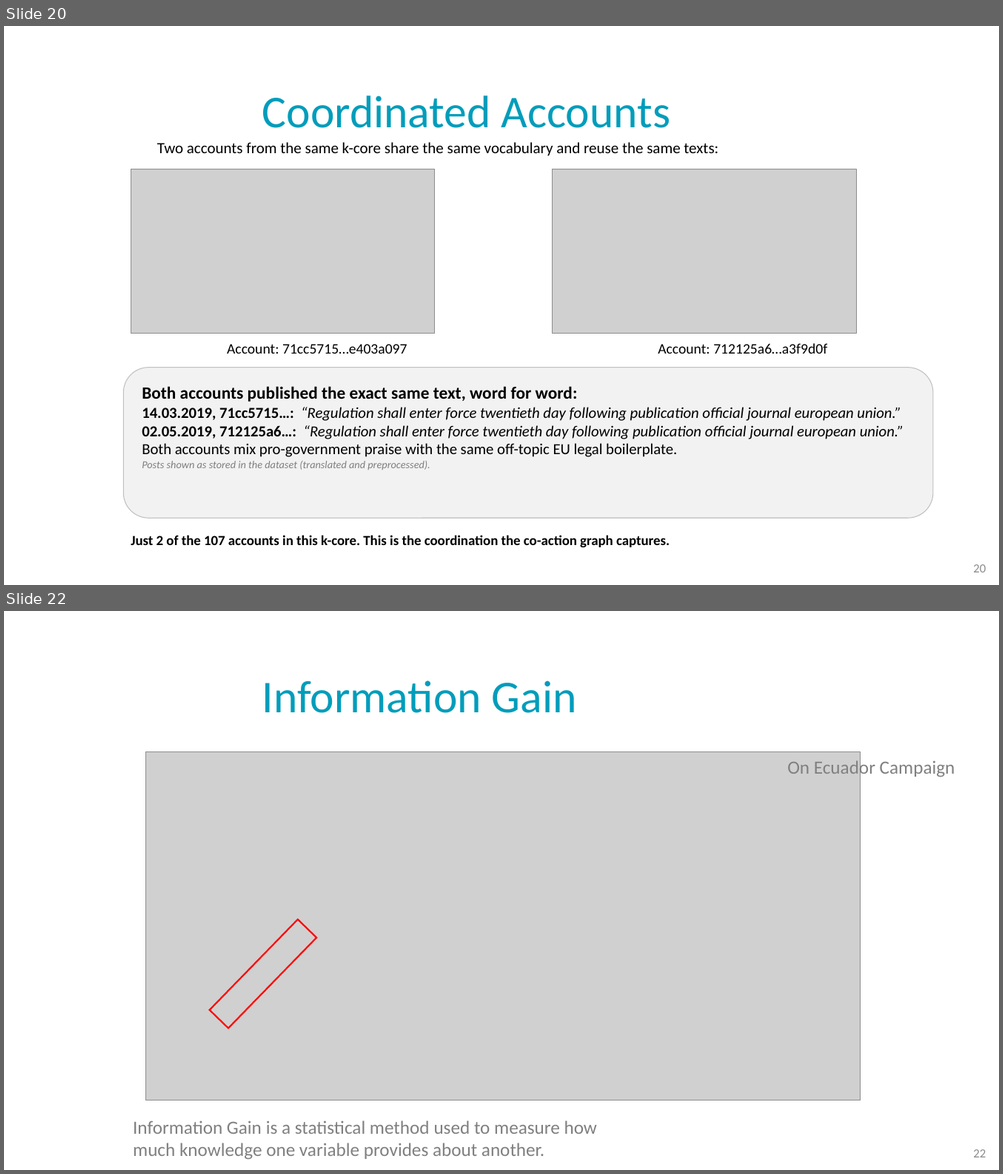
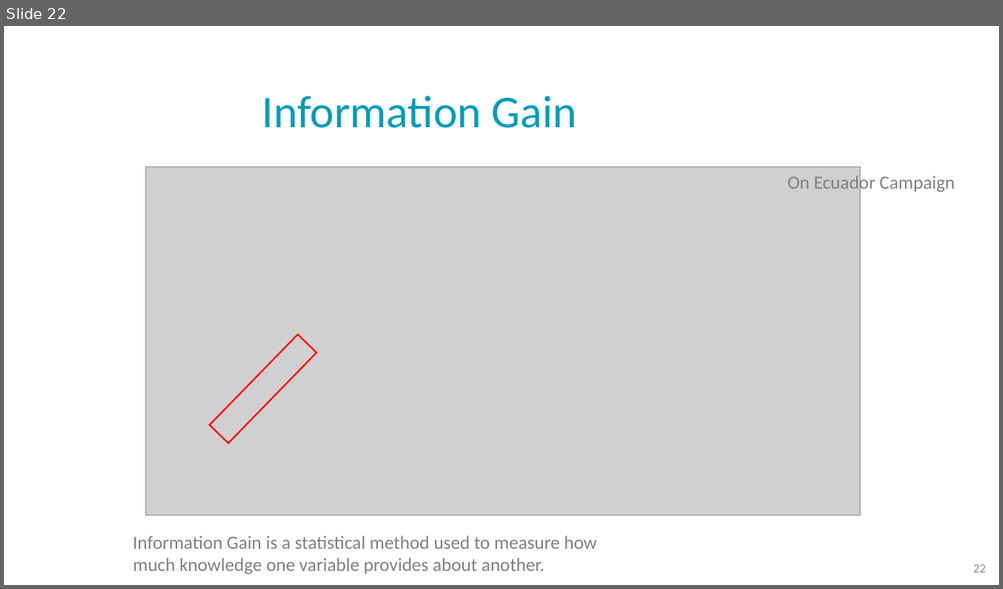
Before and after one commit to NoaTal1996/Backbone-Graph, a slide deck: docs/meeting/2026_08_05.pptx. Shown one above the other, each under a label of ours: slides 20 and 22 before the commit, slide 22 after it; the slides between them are not shown. The pictures are 1003x1174 and 1003x589 pixels, drawn with LibreOffice and Linux fonts; fonts in the diff are those of the drawing; grey boxes stand for pictures; background and template pictures are left out. Boxes give left, top, right and bottom in pixels: in the first picture for what was removed or moved away, otherwise in the second. Text is boxed around its words. In the diff, an @@ line names an element or a change of style, - is before the commit and + after.

```diff
--- a/docs/meeting/2026_08_05.pptx
+++ b/docs/meeting/2026_08_05.pptx
@@ slide 20 removed at <box>4,26,999,585</box>, background picture (left out) @@
@@ title removed at <box>262,96,670,128</box> @@
-Coordinated Accounts
@@ text removed at <box>157,142,718,156</box> @@
-Two accounts from the same k-core share the same vocabulary and reuse the same texts:
@@ picture removed at <box>131,170,435,333</box> @@
@@ picture removed at <box>552,170,856,333</box> @@
@@ text removed at <box>227,344,407,354</box> @@
-Account: 71cc5715…e403a097
@@ text removed at <box>657,343,827,354</box> @@
-Account: 712125a6…a3f9d0f
@@ rounded rectangle removed at <box>123,368,933,518</box> @@
-Both accounts published the exact same text, word for word:
-14.03.2019, 71cc5715…: “Regulation shall enter force twentieth day following publication official journal european union.”
-02.05.2019, 712125a6…: “Regulation shall enter force twentieth day following publication official journal european union.”
-Both accounts mix pro-government praise with the same off-topic EU legal boilerplate.
-Posts shown as stored in the dataset (translated and preprocessed).
@@ text removed at <box>131,535,669,548</box> @@
-Just 2 of the 107 accounts in this k-core. This is the coordination the co-action graph captures.
@@ page number removed at <box>973,565,985,573</box> @@
-20
```
Also in this commit, not shown: 4 slides changed, 2 slides added, 3 other slides removed, 1 other file.
